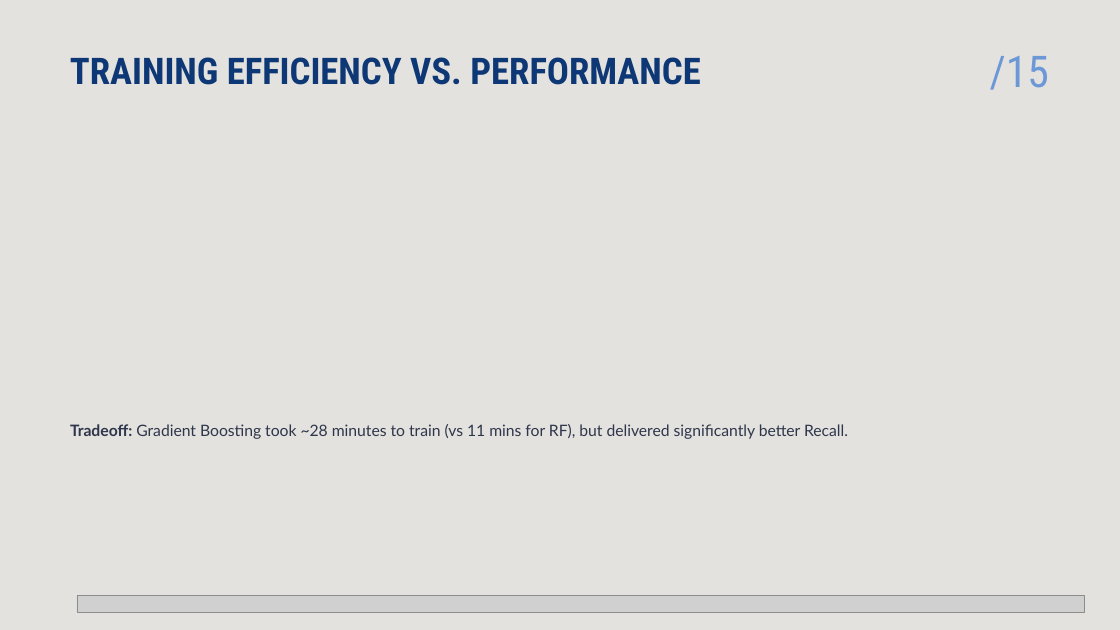
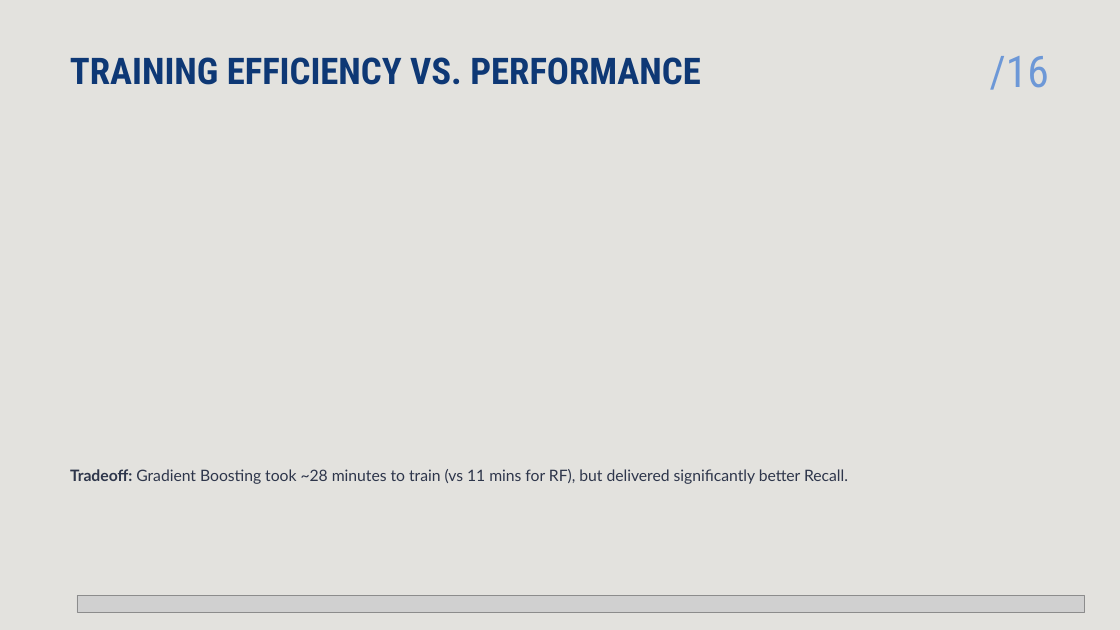
Before and after one commit to Ali-Tharwat/fraud_detection_project, a slide deck: slide 17 of reports/presentation.pptx. Drawn at 1120x630 pixels with LibreOffice and Linux fonts; fonts in the diff are those of the drawing; grey boxes stand for pictures; background and template pictures are left out. Boxes give left, top, right and bottom in pixels: in the first picture for what was removed or moved away, otherwise in the second. Text is boxed around its words. In the diff, an @@ line names an element or a change of style, - is before the commit and + after.

```diff
--- a/reports/presentation.pptx
+++ b/reports/presentation.pptx
@@ text at [990, 56, 1049, 90]: text changed @@
-/15
+/16
@@ text "Tradeoff: Gradient Boosting took ~28 ...": place and size @@
-text "Tradeoff: Gradient Boosting took ~28 ..." at [70, 424, 848, 439]
+text "Tradeoff: Gradient Boosting took ~28 ..." at [70, 469, 848, 484]
```
Also in this commit, not shown: 20 other slides changed, 5 slides added, 1 slide removed, 1 other file.
